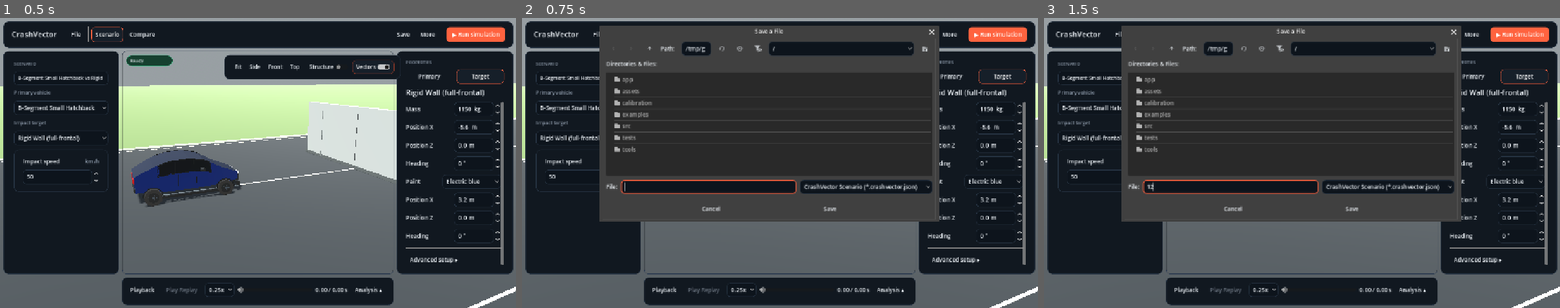
Above: before the commit, frames 1-3 (left to right).
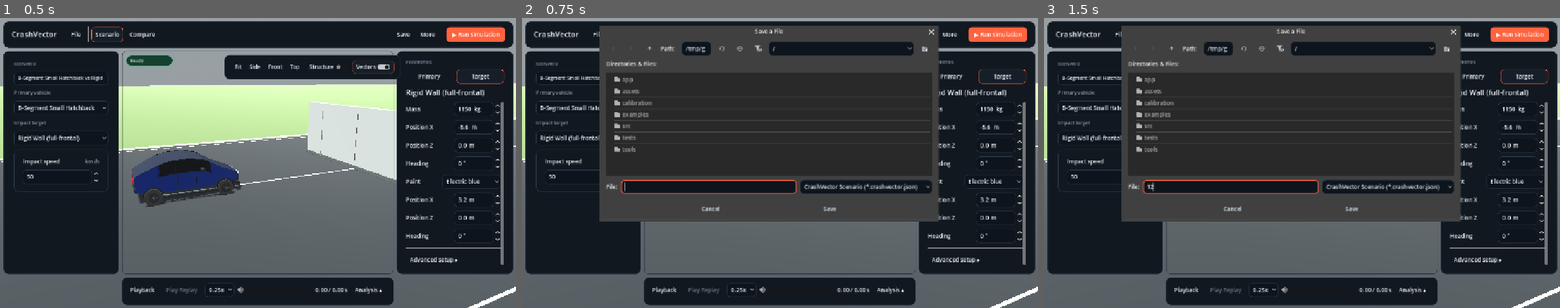
Above: after the commit, the same moments.

Repository: ArrowSK/crashvector
Game: Godot game, scene res://app/main.tscn
The game is run twice, just before and just after one commit, with the same random seed, the same clock (stepped at 60 frames per second) and the same inputs.
Inputs (mouse positions are in pixels of both pictures, inside the frame that each line leads up to):
- Up to frame 1 (0.5 s): no input
- Up to frame 2 (0.75 s): click "Save" at 0.5 s
- Up to frame 3 (1.5 s): click (1229, 186) at 1.27 s; type "12" at 1.35 s

Frame 1 is identical in both runs. In frame 2, less than 0.1% of the frame differs, in the area x 34-81%, y 4-71%; in frame 3, less than 0.1%.

Commit message:
fix: reject overlapping vehicle start envelopes

Diff:
--- a/src/simulation/scenario_config.gd
+++ b/src/simulation/scenario_config.gd
@@ -7,6 +7,7 @@
 
 const FORMAT_VERSION: int = 2
 const MAX_SOLVER_SUBSTEPS: int = 64
+const MINIMUM_VEHICLE_START_CLEARANCE_M: float = 0.05
 const TARGET_PASSENGER_CAR: StringName = &"passenger_car"
 const TARGET_TRUCK: StringName = &"heavy_truck"
 const TARGET_LORRY: StringName = &"rigid_lorry"
@@ -192,6 +193,81 @@
 
 func target_forward() -> Vector3:
 	return Vector3.RIGHT.rotated(Vector3.UP, deg_to_rad(target_heading_deg)).normalized()
+
+static func _vehicle_start_envelope(actor_type: StringName, passenger_preset_id: StringName) -> Dictionary:
+	# Local X/Z envelopes follow the production collision/presentation geometry
+	# used by the role-neutral vehicle actors. Passenger cars use the published
+	# representative body footprint so preflight is conservative at the visible
+	# body; the other actor values are the unions of their neutral collision
+	# shapes before any impact deformation is applied.
+	match actor_type:
+		TARGET_PASSENGER_CAR:
+			var preset := PassengerCarCatalog.data(passenger_preset_id)
+			return {
+				"center_offset_x_m": 0.0,
+				"half_length_m": float(preset.get("representative_length_m", 4.07)) * 0.5,
+				"half_width_m": float(preset.get("representative_width_m", 1.72)) * 0.5,
+			}
+		TARGET_TRUCK:
+			# M21 trailer/underride through articulated tractor: X -0.10..9.525 m.
+			return {"center_offset_x_m": 4.7125, "half_length_m": 4.8125, "half_width_m": 1.21}
+		TARGET_LORRY:
+			# M20 rigid lorry rear guard through cab: X -0.09..7.375 m.
+			return {"center_offset_x_m": 3.6425, "half_length_m": 3.7325, "half_width_m": 1.13}
+		TARGET_MOTORCYCLE:
+			# Frame plus front/rear wheel collision spheres: X -0.31..2.26 m.
+			return {"center_offset_x_m": 0.975, "half_length_m": 1.285, "half_width_m": 0.31}
+		TARGET_TANK:
+			# Dynamic tracked vehicle lower hull and tracks.
+			return {"center_offset_x_m": 0.0, "half_length_m": 3.40, "half_width_m": 1.75}
+	return {}
+
+static func _vehicle_start_envelopes_overlap(
+	primary_actor_type: StringName,
+	primary_passenger_preset_id: StringName,
+	primary_position_m: Vector3,
+	primary_heading_deg: float,
+	target_actor_type: StringName,
+	target_passenger_preset_id: StringName,
+	target_position_value_m: Vector3,
+	target_heading_value_deg: float
+) -> bool:
+	var primary := _vehicle_start_envelope(primary_actor_type, primary_passenger_preset_id)
+	var target := _vehicle_start_envelope(target_actor_type, target_passenger_preset_id)
+	if primary.is_empty() or target.is_empty():
+		return false
+
+	var primary_forward_3d := Vector3.RIGHT.rotated(Vector3.UP, deg_to_rad(primary_heading_deg)).normalized()
+	var target_forward_3d := Vector3.RIGHT.rotated(Vector3.UP, deg_to_rad(target_heading_value_deg)).normalized()
+	var primary_forward := Vector2(primary_forward_3d.x, primary_forward_3d.z).normalized()
+	var target_forward_axis := Vector2(target_forward_3d.x, target_forward_3d.z).normalized()
+	var primary_lateral := Vector2(-primary_forward.y, primary_forward.x)
+	var target_lateral := Vector2(-target_forward_axis.y, target_forward_axis.x)
+
+	var primary_center := Vector2(primary_position_m.x, primary_position_m.z)
+	primary_center += primary_forward * float(primary.get("center_offset_x_m", 0.0))
+	var target_center := Vector2(target_position_value_m.x, target_position_value_m.z)
+	target_center += target_forward_axis * float(target.get("center_offset_x_m", 0.0))
+	var center_delta := target_center - primary_center
+
+	var primary_half_length := float(primary.get("half_length_m", 0.0))
+	var primary_half_width := float(primary.get("half_width_m", 0.0))
+	var target_half_length := float(target.get("half_length_m", 0.0))
+	var target_half_width := float(target.get("half_width_m", 0.0))
+	var axes: Array[Vector2] = [primary_forward, primary_lateral, target_forward_axis, target_lateral]
+	for axis_value in axes:
+		var axis := axis_value.normalized()
+		var primary_radius := (
+			primary_half_length * absf(primary_forward.dot(axis))
+			+ primary_half_width * absf(primary_lateral.dot(axis))
+		)
+		var target_radius := (
+			target_half_length * absf(target_forward_axis.dot(axis))
+			+ target_half_width * absf(target_lateral.dot(axis))
+		)
+		if absf(center_delta.dot(axis)) >= primary_radius + target_radius + MINIMUM_VEHICLE_START_CLEARANCE_M:
+			return false
+	return true
 
 func heading_delta_deg() -> float:
 	return absf(wrapf(car_heading_deg - target_heading_deg, -180.0, 180.0))
@@ -298,12 +374,29 @@
 		errors.append("Solver substeps must be between 1 and %d" % MAX_SOLVER_SUBSTEPS)
 	if not _finite_vector(car_position_m) or not _finite_vector(target_position_m):
 		errors.append("Object positions must contain finite numbers")
+	var vehicle_envelopes_overlap := false
+	if is_vehicle_actor_id(primary_type) and is_vehicle_actor_id(target_type):
+		vehicle_envelopes_overlap = _vehicle_start_envelopes_overlap(
+			primary_type,
+			car_preset_id,
+			car_position_m,
+			car_heading_deg,
+			target_type,
+			target_car_preset_id,
+			target_position_m,
+			target_heading_deg
+		)
+		if vehicle_envelopes_overlap:
+			errors.append(
+				"Vehicle start envelopes overlap at the configured poses; move or rotate the actors to leave at least %.2f m clearance"
+				% MINIMUM_VEHICLE_START_CLEARANCE_M
+			)
 	if target_is_dynamic():
-		if car_position_m.distance_to(target_position_m) < 2.0:
+		if not vehicle_envelopes_overlap and car_position_m.distance_to(target_position_m) < 2.0:
 			errors.append("Dynamic actors must start at least 2 m apart")
 	else:
 		var forward_separation := (target_position_m - car_position_m).dot(car_forward())
-		if forward_separation < 2.0:
+		if not vehicle_envelopes_overlap and forward_separation < 2.0:
 			errors.append("Static target must begin at least 2 m ahead of the primary passenger car")
 	return errors
 
